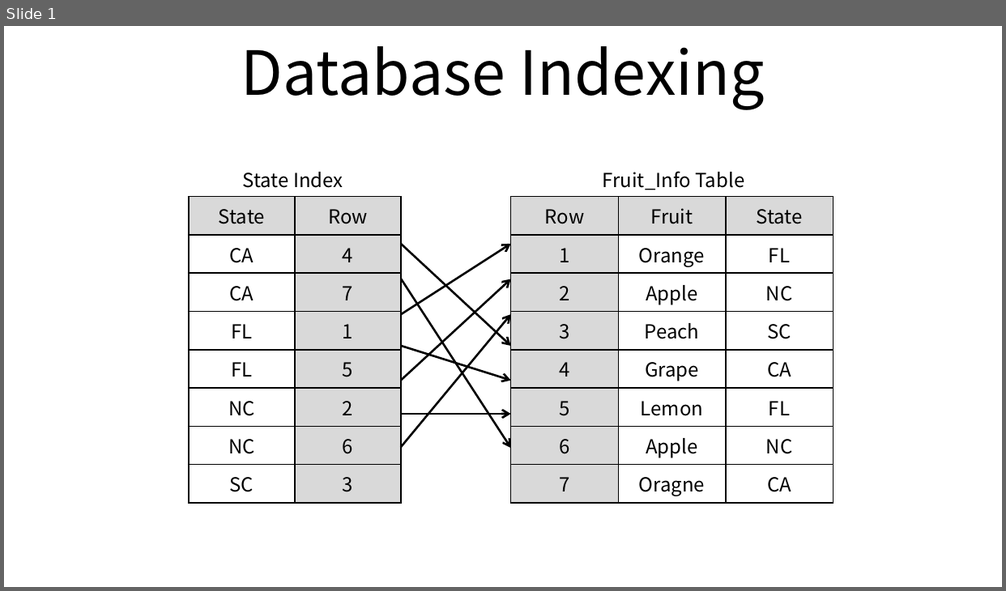
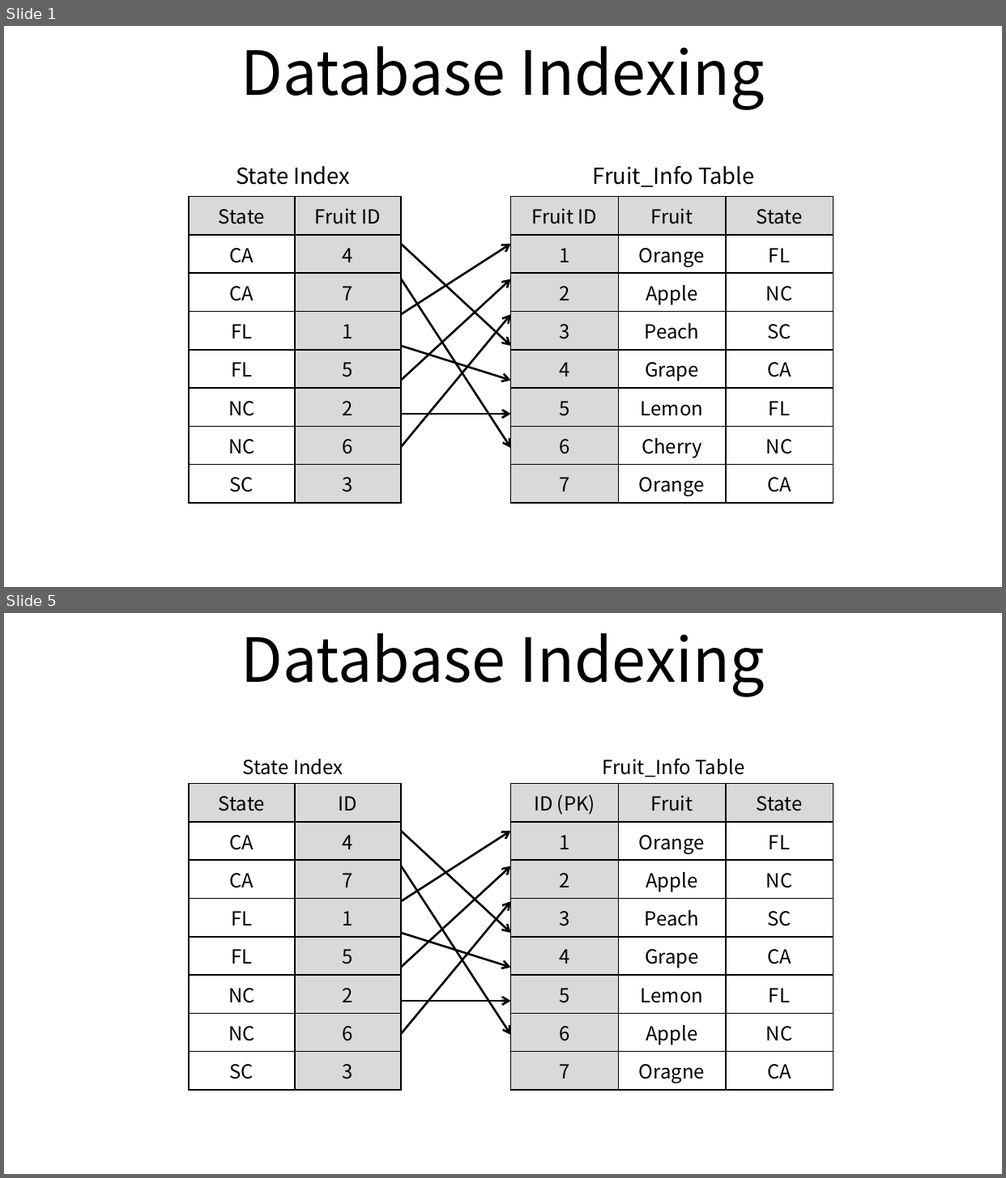
Before and after one commit to ssup2/blog-old, a slide deck: images/theory_analysis/DB_Indexing/DB_Indexing.pptx. Shown one above the other, each under a label of ours: slide 1 before the commit, slides 1 and 5 after it; the slides between them are not shown. The pictures are 1006x591 and 1006x1178 pixels, drawn with LibreOffice and Linux fonts; fonts in the diff are those of the drawing. Boxes give left, top, right and bottom in pixels: in the first picture for what was removed or moved away, otherwise in the second. Text is boxed around its words. In the diff, an @@ line names an element or a change of style, - is before the commit and + after.

```diff
--- a/images/theory_analysis/DB_Indexing/DB_Indexing.pptx
+++ b/images/theory_analysis/DB_Indexing/DB_Indexing.pptx
@@ slide 5 added at (4,613,1002,1174), background #FFFFFF @@
@@ title added at (241,633,764,697), 44 pt, text #000000 @@
+Database Indexing
@@ text added at (603,758,745,777), 14 pt, text #000000 @@
+Fruit_Info Table
@@ text added at (243,759,343,775), 14 pt, text #000000 @@
+State Index
@@ table added at (189,784,400,1083), 8 rows, 2 columns @@
+State | ID
+CA | 4
+CA | 7
+FL | 1
+FL | 5
+NC | 2
+NC | 6
+SC | 3
@@ table added at (511,784,834,1087), 8 rows, 3 columns @@
+ID (PK) | Fruit | State
+1 | Orange | FL
+2 | Apple | NC
+3 | Peach | SC
+4 | Grape | CA
+5 | Lemon | FL
+6 | Apple | NC
+7 | Oragne | CA
@@ arrow added from (401, 831) to (511, 933), #000000 1.5 pt @@
@@ arrow added from (401, 901) to (511, 831), #000000 1.5 pt @@
@@ arrow added from (401, 866) to (511, 1035), #000000 1.5 pt @@
@@ arrow added from (401, 967) to (511, 867), #000000 1.5 pt @@
@@ arrow added from (401, 1034) to (511, 901), #000000 1.5 pt @@
@@ arrow added from (401, 933) to (511, 967), #000000 1.5 pt @@
@@ arrow added from (401, 1001) to (511, 1001), #000000 1.5 pt @@
@@ slide 1 changed as well @@
@@ text "State Index" at (236,166,350,185): size 14 to 16 pt @@
@@ text "Fruit_Info Table" at (593,166,754,187): size 14 to 16 pt @@
@@ table at (189,197,400,496) @@
-row 1, column 2: Row
+row 1, column 2: Fruit ID
@@ table at (511,197,834,500) @@
-row 1, column 1: Row
+row 1, column 1: Fruit ID
-row 7, column 2: Apple
+row 7, column 2: Cherry
-row 8, column 2: Oragne
+row 8, column 2: Orange
```
Also in this commit, not shown: 3 other slides added, 5 other files.
